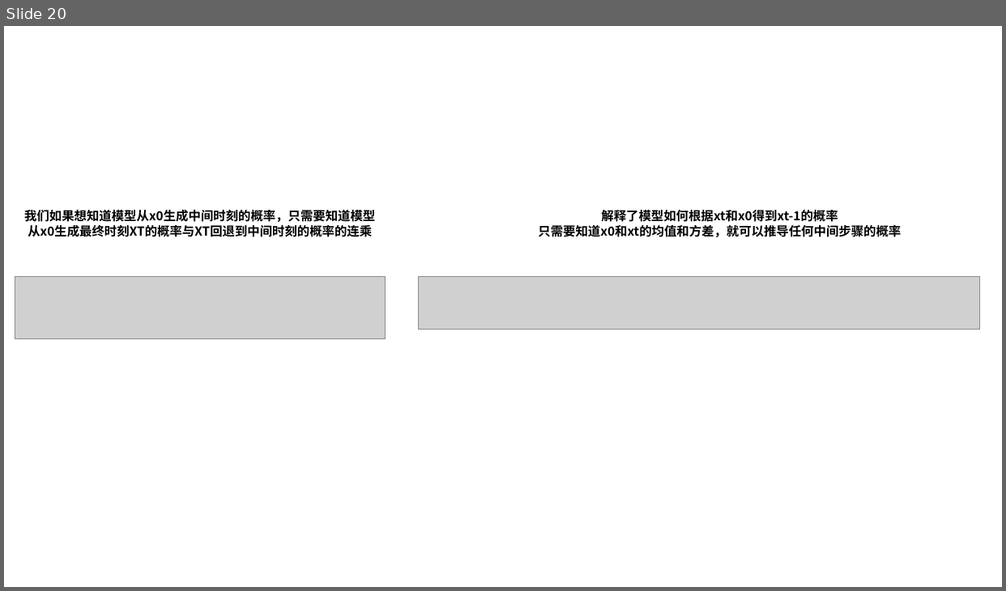
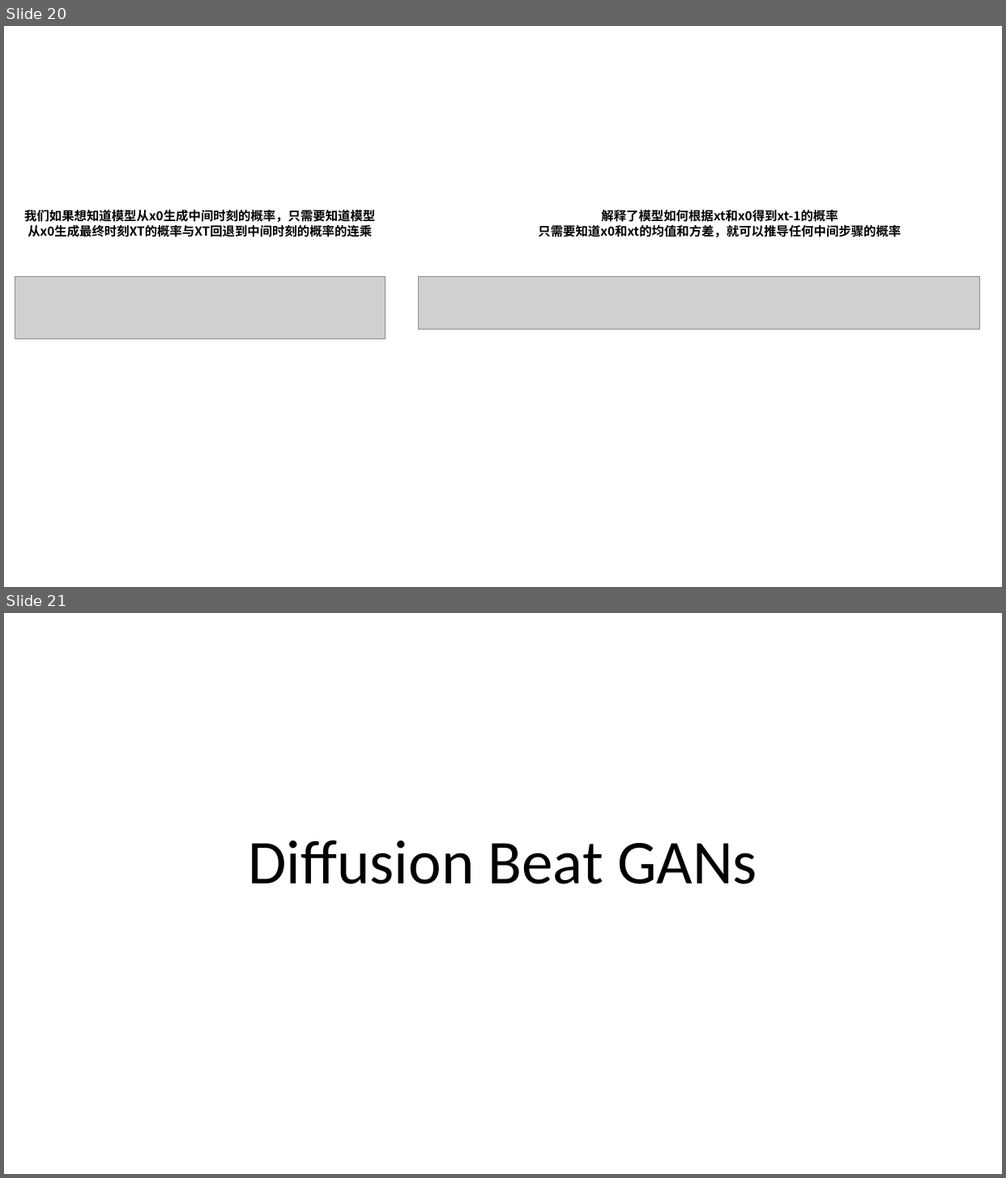
Before and after one commit to Elephant-King9/Paper, a slide deck: Base_Model/GAN+VAE+Diffusion/论文作图.pptx. Shown one above the other, each under a label of ours: slide 20 before the commit, slides 20 and 21 after it. The pictures are 1006x591 and 1006x1178 pixels, drawn with LibreOffice and Linux fonts; fonts in the diff are those of the drawing; grey boxes stand for pictures. Boxes give left, top, right and bottom in pixels: in the first picture for what was removed or moved away, otherwise in the second. Text is boxed around its words. In the diff, an @@ line names an element or a change of style, - is before the commit and + after.

Commit message:
update_Diffusion Models Beat GANs on Image Synthesis

```diff
--- a/Base_Model/GAN+VAE+Diffusion/论文作图.pptx
+++ b/Base_Model/GAN+VAE+Diffusion/论文作图.pptx
@@ slide 21 added at [4,613,1002,1174], background #FFFFFF @@
@@ title added at [248,840,757,884], 60 pt, text #000000 @@
+Diffusion Beat GANs
```
Also in this commit, not shown: 1 other slide added, 5 other files.
